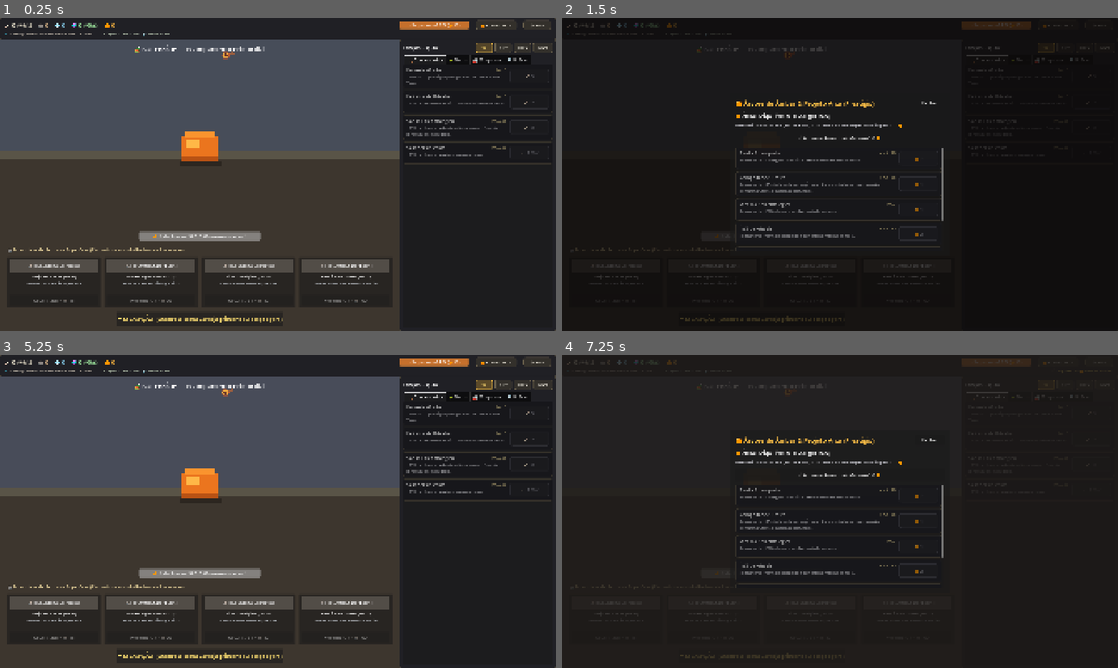
Above: before the commit, frames 1-4 (two rows, left to right).
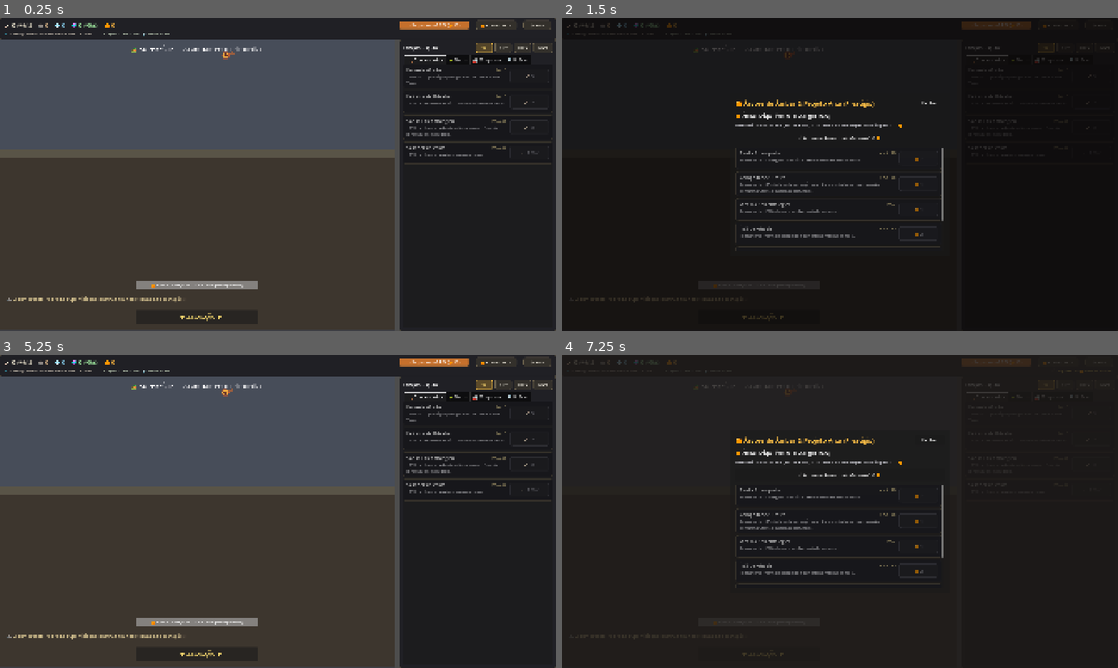
Above: after the commit, the same moments.

Repository: moretin/projeto-banger
Game: Godot game, scene res://scenes/main/Main.tscn
The game is run twice, just before and just after one commit, with the same random seed, the same clock (stepped at 60 frames per second) and the same inputs.
Inputs:
- Up to frame 1 (0.25 s): no input
- Up to frame 2 (1.5 s): click "🟠 Âmbar / Arca" at 0.5 s; click "▼ ESCAVAÇÃO (Quebre a Rocha L…" (after the commit: "⛏️ ▼ ESCAVAÇÃO ▼") at 1.25 s
- Up to frame 3 (5.25 s): click "1x" at 2 s; click "10x" at 2.75 s; click "100x" at 3.5 s; click "Máx" at 4.25 s; click "Fechar" at 5 s
- Up to frame 4 (7.25 s): click "🟠 Âmbar / Arca" at 5.75 s; click "☄️ Antecipar Impacto do Meteo…" at 6.5 s

The runs differ from the first frame. In frame 1, 8.1% of the frame differs, in the area x 0-72%, y 8-100%; in frame 2, 0.8%; in frame 3, 8.1%; in frame 4, 0.3%.
Error after the commit: Parse Error: Function "_create_pixel_dino_texture()" not found in base self. (res://scenes/surface/SurfaceScene.gd:53)

Commit message:
feat(surface): replace procedural pixel dino with compsognathus.png sprite for initial hero dino

Diff:
--- a/scenes/surface/SurfaceScene.gd
+++ b/scenes/surface/SurfaceScene.gd
@@ -292,26 +292,3 @@
 
 func _on_run_started(_run: int) -> void:
 	_refresh_all()
-
-
-## Cria a textura 16×16 em Pixel Art do Dinossauro Principal.
-static func _create_pixel_dino_texture() -> ImageTexture:
-	var img: Image = Image.create(16, 16, false, Image.FORMAT_RGBA8)
-	var body_col := Color(0.32, 0.82, 0.36, 1.0)
-	var belly_col := Color(0.78, 0.95, 0.58, 1.0)
-	var eye_col := Color(0.98, 0.98, 0.98, 1.0)
-
-	for y: int in range(PIXEL_DINO_ROWS.size()):
-		var row: String = PIXEL_DINO_ROWS[y]
-		for x: int in range(mini(row.length(), 16)):
-			var ch: String = row.substr(x, 1)
-			match ch:
-				"G":
-					img.set_pixel(x, y, body_col)
-				"L":
-					img.set_pixel(x, y, belly_col)
-				"W":
-					img.set_pixel(x, y, eye_col)
-				_:
-					img.set_pixel(x, y, Color(0, 0, 0, 0))
-	return ImageTexture.create_from_image(img)
